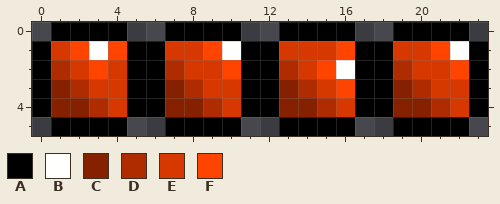
Pixel-art sprite, stored at dangerBobBombDanger/assets/mob/firefly.png. The first picture shows the starting point.
The file is 48x12 pixels, drawn in blocks of 2x2; one block is one cell here. Pixels under 10% opacity are left out. Colours within 5 levels of each other are drawn and written as one.
Palette (. is transparent): A #000000  B #fffffe  C #862100  D #ae2c00  E #d63800  F #ff4400
Pixels before, first column x 0:
0 .AAAA..AAAA..AAAA..AAAA.
1 AEFBFAAEEFBAAEEEFAAEEFBA
2 ADEFEAADEEFAADEFBAADEEFA
3 ACDEEAACDEEAACDEFAACDEEA
4 ACCDEAACCDEAACCDEAACCDEA
5 .AAAA..AAAA..AAAA..AAAA.
New version:
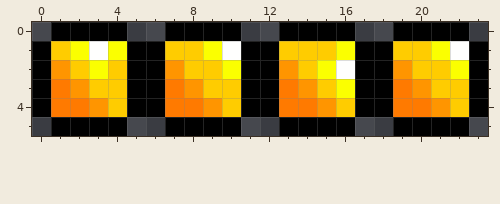
Log entry: #37 Made firefly look way cooler
From old to new:
colour C: #862100 -> #ff7a00
colour D: #ae2c00 -> #ff9500
colour E: #d63800 -> #ffcc00
colour F: #ff4400 -> #fbff00
